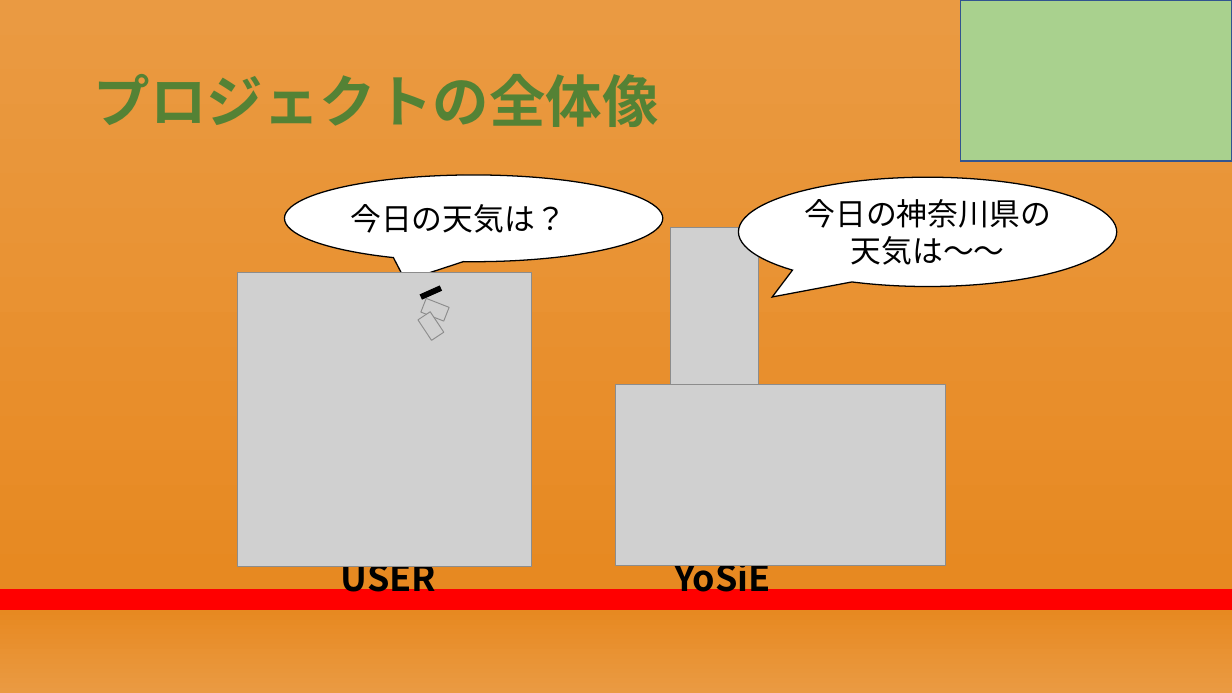
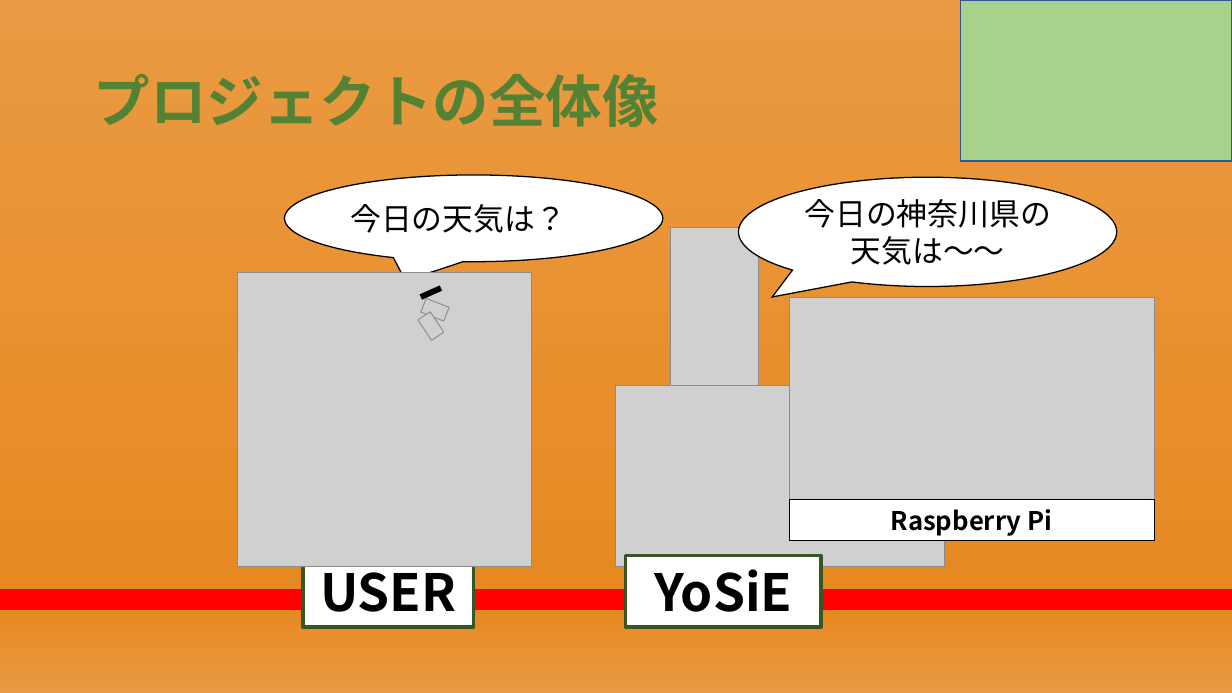
Before and after one commit to RikiishiSuzunosuke/AIspeaker_yosie, a slide deck: slide 2 of presentation/第二回プレゼン_アウトライン.pptx. Drawn at 1232x693 pixels with LibreOffice and Linux fonts; fonts in the diff are those of the drawing; grey boxes stand for pictures. Boxes give left, top, right and bottom in pixels: in the first picture for what was removed or moved away, otherwise in the second. Text is boxed around its words. In the diff, an @@ line names an element or a change of style, - is before the commit and + after.

```diff
--- a/presentation/第二回プレゼン_アウトライン.pptx
+++ b/presentation/第二回プレゼン_アウトライン.pptx
@@ picture added at [789,299,1154,501] @@
@@ rectangle added at [789,500,1154,541], fill #FFFFFF, outline #000000 0.75 pt, 20 pt, text #000000, bold @@
+Raspberry Pi
@@ rectangle "USER": place and size @@
-rectangle "USER" at [341,555,436,601]
+rectangle "USER" at [303,555,474,627]
@@ rectangle "USER" at [303,555,474,627]: size 28 to 40 pt; alignment left to centre; fill none to #FFFFFF; outline none to #385723 3 pt @@
@@ rectangle "YoSiE" at [626,555,822,627]: size 28 to 40 pt; alignment left to centre; fill none to #FFFFFF; outline none to #385723 3 pt @@
@@ rectangle "YoSiE": place and size @@
-rectangle "YoSiE" at [674,555,771,601]
+rectangle "YoSiE" at [626,555,822,627]
```
Also in this commit, not shown: 13 other slides changed, 2 slides added, 1 slide removed, 5 other files.
